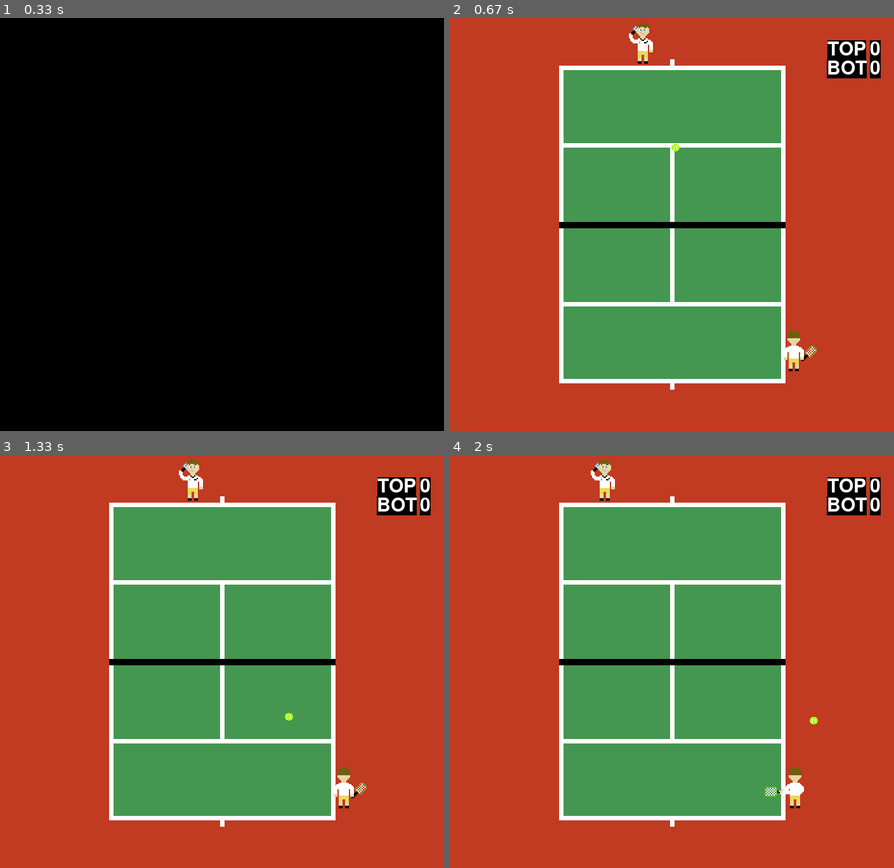
Above: before the commit, frames 1-4 (two rows, left to right).
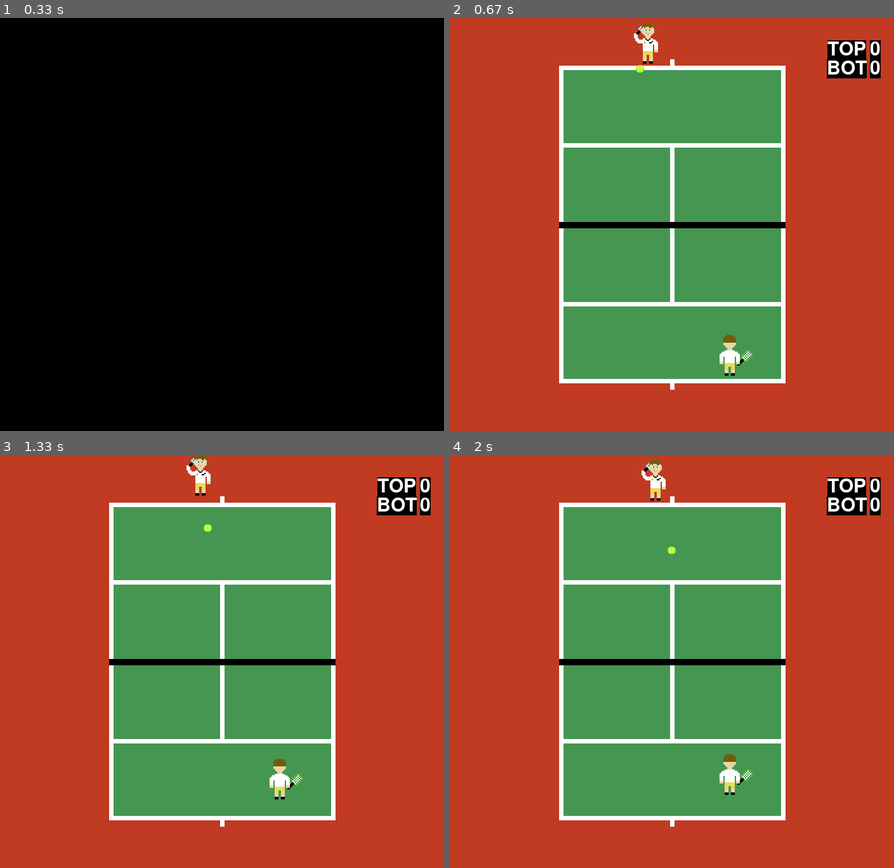
Above: after the commit, the same moments.

Repository: rafaelmcandeias/AASMA
Game: pygame game, started from Tennis_Game/tennis.py
Same seed, same stepped clock (60 frames per second), same inputs: the game is played once before the commit and once after it.
Inputs:
- Up to frame 1 (0.33 s): no input
- Up to frame 2 (0.67 s): tap Right Shift at 0.33 s
- Up to frame 3 (1.33 s): no input
- Up to frame 4 (2 s): no input

Frame 1 is identical in both runs. In frame 2, 0.9% of the frame differs, in the area x 40-83%, y 1-87%; in frame 3, 1.1%; in frame 4, 1.2%, in the area x 31-83%, y 1-86%.

Commit message:
agents mode choosen from the agents file

Diff:
--- a/Tennis_Game/Agents.txt
+++ b/Tennis_Game/Agents.txt
@@ -1,4 +1,17 @@
-# Name Speed Force Energy
+# Name Speed Force Energy Mode
 # 0 < Energy <= 1
-Rodrigo 6 5 0.7
-Joao 6 5 0.7
+Random_S_W_W 7 4 0.3 random
+Random_W_S_W 4 7 0.3 random
+Random_W_W_S 4 4 1 random
+#
+#Beginner_S_W_W 7 3 0.3 beginner
+#Beginner_W_S_W 4 7 0.3 beginner
+#Beginner_W_W_S 4 3 1 beginner
+#
+#Expert_S_W_W 7 3 0.3 expert
+#Expert_W_S_W 4 7 0.3 expert
+#Expert_W_W_S 4 3 1 expert
+#
+#Pro_S_W_W 7 3 0.3 pro
+#Pro_W_S_W 4 7 0.3 pro
+#Pro_W_W_S 4 3 1 pro
--- a/Tennis_Game/env.py
+++ b/Tennis_Game/env.py
@@ -81,7 +81,7 @@
 # step substitutyes the ball.update
 def step_bp(player_to_strike, bottom_player, top_player, ball, mode):
 
-    if mode == 'random':
+    if mode == "random":
         # It is bottom's turn to hit the ball and it hits it
         if player_to_strike == bottom_player and ball.rect.colliderect(bottom_player):
             action = get_stroke_direction()[np.random.choice(tuple(get_stroke_direction().keys()))]
@@ -96,7 +96,7 @@
             return ball.update_position()
 
     # Walks to ball x
-    if mode == 'beginner':
+    if mode == "beginner":
         # Bottom player turn
         if player_to_strike == bottom_player:
             # Bottom player hits the ball
@@ -168,7 +168,7 @@
 def step_tp(player_to_strike, bottom_player, top_player, ball, mode, update_ball_flag):
 
     # Random mode
-    if mode == 'random':
+    if mode == "random":
         # It is top's turn to hit the ball and it hits it
         if player_to_strike == top_player and ball.rect.colliderect(top_player):
             action = get_stroke_direction()[np.random.choice(tuple(get_stroke_direction().keys()))]
@@ -185,7 +185,7 @@
             return None
 
     # Walks to ball x
-    if mode == 'beginner':
+    if mode == "beginner":
 
         # Top player turn
         if player_to_strike == top_player:
--- a/Tennis_Game/lib.py
+++ b/Tennis_Game/lib.py
@@ -63,9 +63,9 @@
         if line[0] != '#':
             # Name, Speed, Force, Energy
             info = line.split(" ")
-            name, speed, force, energy = info[0], info[1], info[2], info[3]
-            # agents = {'Rodrigo':('Rodrigo', 4, 3, 4), ...}
-            agents[name] = (name, float(speed), float(force), float(energy))
+            name, speed, force, energy, mode = info[0], info[1], info[2], info[3], info[4].rstrip()
+            # agents = {'Rodrigo':('Rodrigo', 4, 3, 4, 'random'), ...}
+            agents[name] = (name, float(speed), float(force), float(energy), mode)
     return agents
 
 
@@ -134,26 +134,29 @@
 
 
 # Function to compute step for each agent
-def steps(player_to_strike, bottom_player, top_player, tennisBall, mode):
+def steps(player_to_strike, bottom_player, top_player, tennisBall):
     hit_top, update_ball_flag = None, True
     # Compute bot agent step
-    hit_bot = step_bp(player_to_strike, bottom_player, top_player, tennisBall, "expert")
+    hit_bot = step_bp(player_to_strike, bottom_player, top_player, tennisBall, bottom_player.mode)
     # Bottom player did not strike, no NET nor POINT. Ball cannot be updated again
     if hit_bot == None:
         update_ball_flag = False
     # Compute top agent step
-    hit_top = step_tp(player_to_strike, bottom_player, top_player, tennisBall, "expert", update_ball_flag)
-
-    print("hits", hit_bot, hit_top)
+    hit_top = step_tp(player_to_strike, bottom_player, top_player, tennisBall, top_player.mode, update_ball_flag)
+
+    # Has any agent stroke the ball
     if hit_bot == HIT or hit_top == HIT:
         return HIT
 
+    # Did the ball not pass the net
     if hit_bot == NET or hit_top == NET:
         return NET
 
+    # Did anyone score a point
     if hit_bot == POINT or hit_top == POINT:
         return POINT
 
+    # Nothing interesting happened
     return None
 
 
@@ -187,7 +190,7 @@
 
 
 #Main game loop
-def play(screen, top_player, bottom_player, tennisBall, all_sprites, mode):
+def play(screen, top_player, bottom_player, tennisBall, all_sprites):
     # init scores
     bottom_player_score = 0
     top_player_score = 0
@@ -219,7 +222,7 @@
         else:
             # Players and ball only move if there was a service
             # update. compute steps
-            hit = steps(player_to_strike, bottom_player, top_player, tennisBall, mode)
+            hit = steps(player_to_strike, bottom_player, top_player, tennisBall)
 
             # Player to strike striked the ball. Change it
             if hit == HIT:
@@ -265,7 +268,7 @@
                     carryOn = False
 
         print("-----------------------------------")
-        #sleep(0.3)
+        sleep(0.1)
 
     return top_player_score, bottom_player_score
 
--- a/Tennis_Game/sprites.py
+++ b/Tennis_Game/sprites.py
@@ -14,6 +14,8 @@
 LIMIT_RIGHT_NET  = 528
 LIMIT_BOT = 587
 LIMIT_RIGHT = 648
+LIMIT_TOP_FIELD = 78
+LIMIT_BOT_FIELD = 571
 # Vars to declare zones in the field
 LEFT_FIELD = 0.99175
 MIDDLE_FIELD = (275, 475)
@@ -51,7 +53,7 @@
 # Player Class Super class for top and bottom players
 class Player(pygame.sprite.Sprite):
 
-    def __init__(self, name, speed, force, energy, image):
+    def __init__(self, name, speed, force, energy, mode, image):
         pygame.sprite.Sprite.__init__(self)
         # Agent's identifier
         self.name = name
@@ -68,11 +70,13 @@
         #  ]0, 1]
         if energy <= 0 or energy > 1:
             raise Exception("Invalid energy value")
-        else:
-            # Agent's energy value when started the game
-            self.energy = energy
-            # Agent's current amount of energy
-            self.stamina = energy
+        # Agent's energy value when started the game
+        self.energy = energy
+        # Agent's current amount of energy
+        self.stamina = energy
+        # Agent's play strategy
+        self.mode = mode
+
 
     # Function to reduce amount of stamina given applied force
     def lose_stamina(self, force):
@@ -106,7 +110,7 @@
 class Top_player(Player):
 
     def __init__(self, info):
-        super().__init__(info[0], info[1], info[2], info[3], images.camden)
+        super().__init__(info[0], info[1], info[2], info[3], info[4], images.camden)
         # Position the image -> agent
         self.rect.center = TOP_POS
 
@@ -147,7 +151,7 @@
 
     def __init__(self, info):
         # Initializes Bottom Agent with it's pos, speed and image
-        super().__init__(info[0], info[1], info[2], info[3], images.robert)
+        super().__init__(info[0], info[1], info[2], info[3], info[4], images.robert)
         # Position the image -> agent
         self.rect.center = BOTTOM_POS
 
@@ -307,12 +311,18 @@
 
         # z <= 0 -> Bounce on the ground
         elif self.ground == 0:
-            # Ball touched out of bounds
-            print("First Bounce")
+            # Ball touched out of bounds x
             if (LEFT_FIELD <= self.rect.x <= LIMIT_LEFT_NET) or (LIMIT_RIGHT_NET <= self.rect.x <= LIMIT_RIGHT):
                 print("OFB")
                 return NET
 
+            # Ball touched out of bounds y
+            if self.rect.y < LIMIT_TOP_FIELD or self.rect.y > LIMIT_BOT_FIELD:
+                print("OFB")
+                return NET
+
+            # Calculate rebounce
+            print("First Bounce")
             self.speedx *= 0.66
             self.speedy *= 0.66
             self.speedz *= -0.66
--- a/Tennis_Game/tennis.py
+++ b/Tennis_Game/tennis.py
@@ -1,8 +1,5 @@
 from lib import pygame, create_screen, start_screen, read_file, create_objects, play, print_scoreboard
 
-# Vars for game types
-RANDOM = "random"
-EXPERT = "expert"
 
 # Main execution
 if __name__ == "__main__":
@@ -27,11 +24,12 @@
             if bot_name == top_name:
                 continue
 
-            print(top_name + " vs " + bot_name)
             # Creates agents and ball
             top_player, bottom_player, ball, all_sprites = create_objects(agents, top_name, bot_name)
+
+            print(top_name + " " + top_player.mode + " vs " + bot_name + " " + bottom_player.mode)
             # Executes game
-            top_score, bot_score = play(screen, top_player, bottom_player, ball, all_sprites, RANDOM)
+            top_score, bot_score = play(screen, top_player, bottom_player, ball, all_sprites)
             print(top_name + ": " + str(top_score) + " / " + bot_name + ": " + str(bot_score) + "\n")
 
             # Updates score dictionaire
